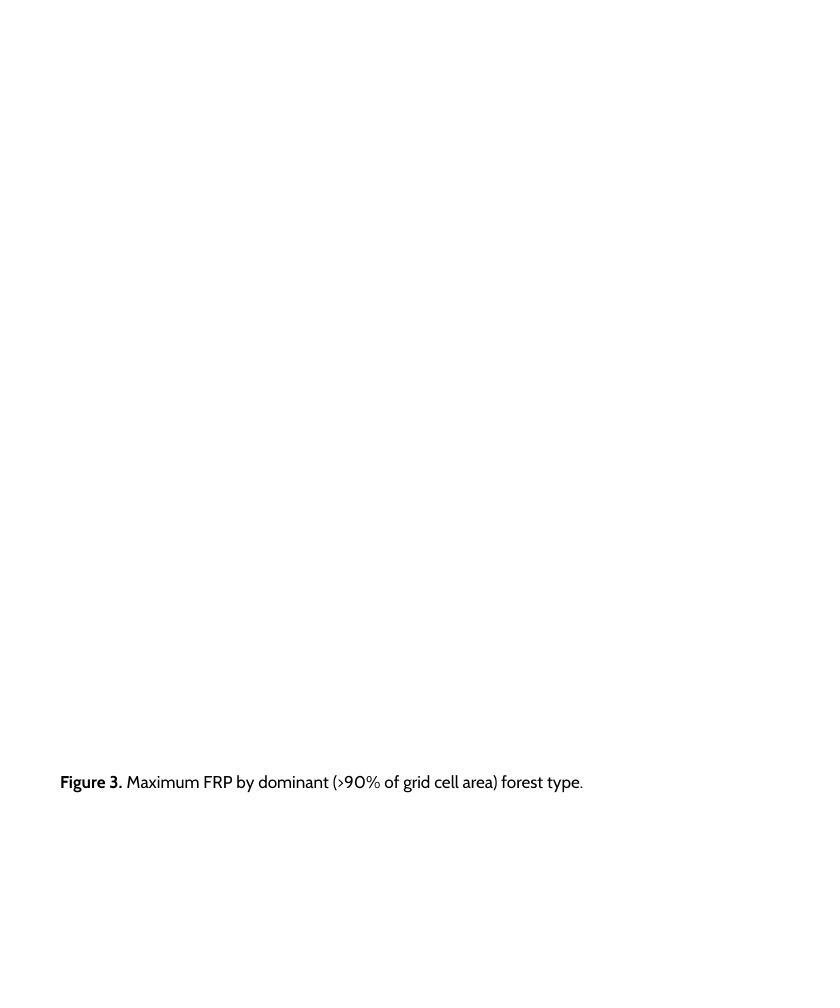
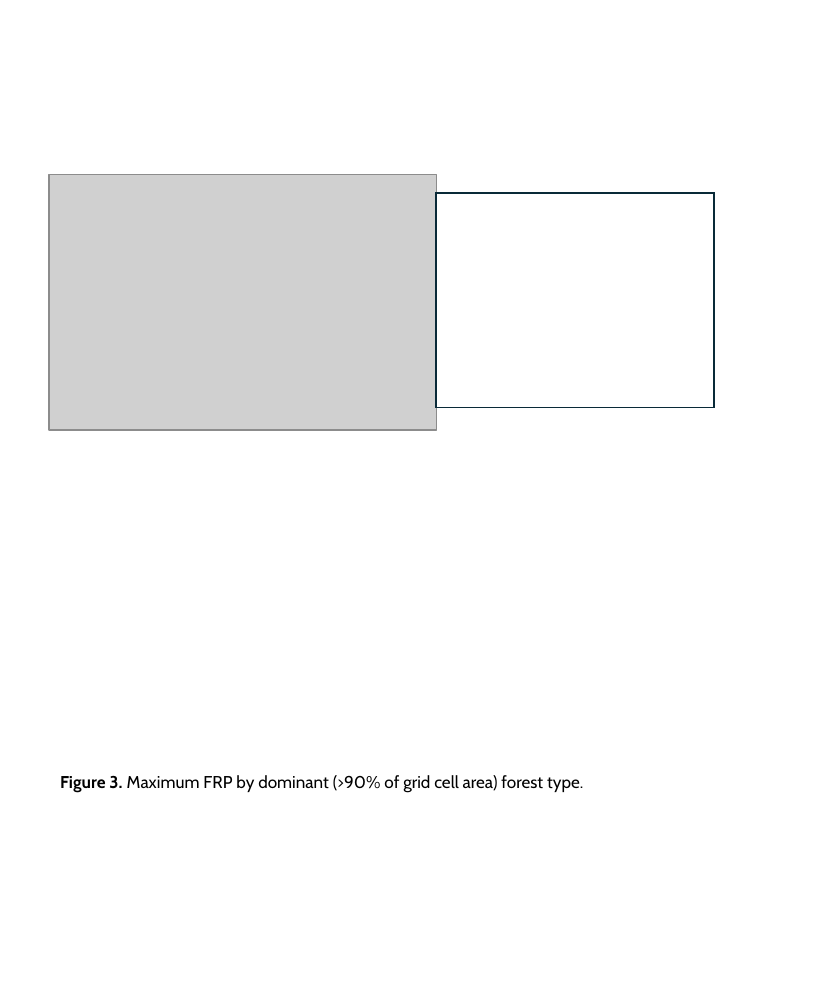
Before and after one commit to natshoff/aspen-fire-fork, a slide deck: slide 3 of Aim2/figures/figure_arrangement.pptx. Drawn at 840x1008 pixels with LibreOffice and Linux fonts; fonts in the diff are those of the drawing; grey boxes stand for pictures. Boxes give left, top, right and bottom in pixels: in the first picture for what was removed or moved away, otherwise in the second. Text is boxed around its words. In the diff, an @@ line names an element or a change of style, - is before the commit and + after.

```diff
--- a/Aim2/figures/figure_arrangement.pptx
+++ b/Aim2/figures/figure_arrangement.pptx
@@ picture added at (49,175,437,430) @@
@@ rectangle added at (437,193,715,407), outline #092A39 1 pt @@
```
Also in this commit, not shown: 1 other slide changed, 1 slide added, 1 slide removed, 14 other files.
